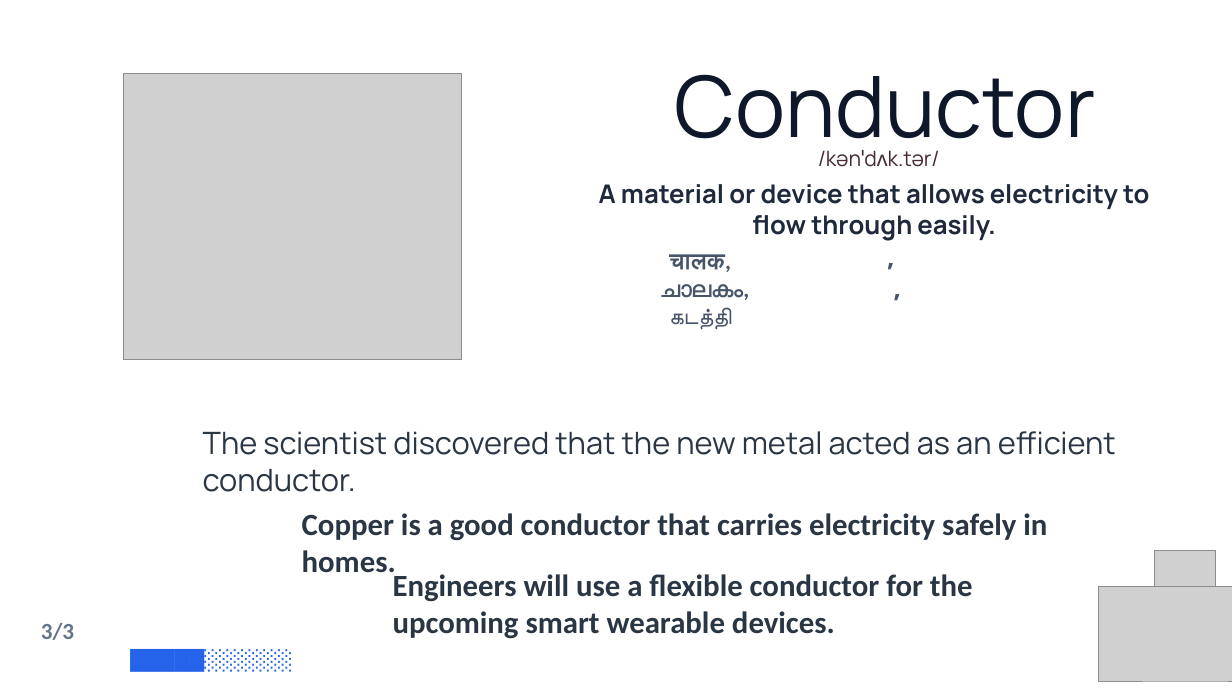
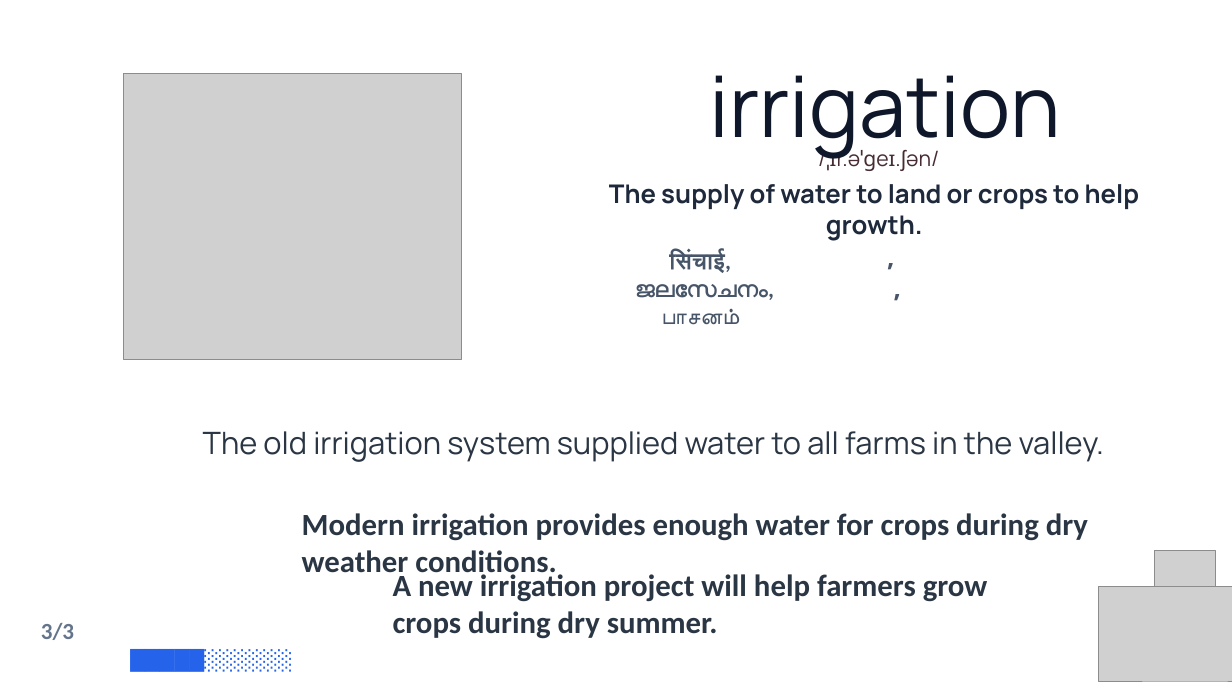
Before and after one commit to PrinceNR/AIVideoAutomation, a slide deck: slide 12 of output/test_builder.pptx. Drawn at 1232x693 pixels with LibreOffice and Linux fonts; fonts in the diff are those of the drawing; grey boxes stand for pictures; background and template pictures are left out. Boxes give left, top, right and bottom in pixels: in the first picture for what was removed or moved away, otherwise in the second. Text is boxed around its words. In the diff, an @@ line names an element or a change of style, - is before the commit and + after.

```diff
--- a/output/test_builder.pptx
+++ b/output/test_builder.pptx
@@ text at (709, 75, 1061, 161): text changed @@
-Conductor
+irrigation
@@ text at (888, 150, 940, 167): text changed @@
-/kənˈdʌk.tər/
+/ˌɪr.əˈɡeɪ.ʃən/
@@ text at (609, 184, 1140, 209): text changed @@
-A material or device that allows electricity to flow through easily.
+The supply of water to land or crops to help growth.
@@ text at (636, 251, 774, 325): text changed @@
-चालक,
-ചാലകം,
-கடத்தி
+सिंचाई,
+ജലസേചനം,
+பாசனம்
@@ text at (203, 431, 1104, 462): text changed @@
-The scientist discovered that the new metal acted as an efficient conductor.
+The old irrigation system supplied water to all farms in the valley.
@@ text at (302, 513, 1088, 580): text changed @@
-Copper is a good conductor that carries electricity safely in homes.
+Modern irrigation provides enough water for crops during dry weather conditions.
@@ text at (393, 570, 988, 639): text changed @@
-Engineers will use a flexible conductor for the upcoming smart wearable devices.
+A new irrigation project will help farmers grow crops during dry summer.
```
Also in this commit, not shown: 11 other slides changed, 33 other files.
